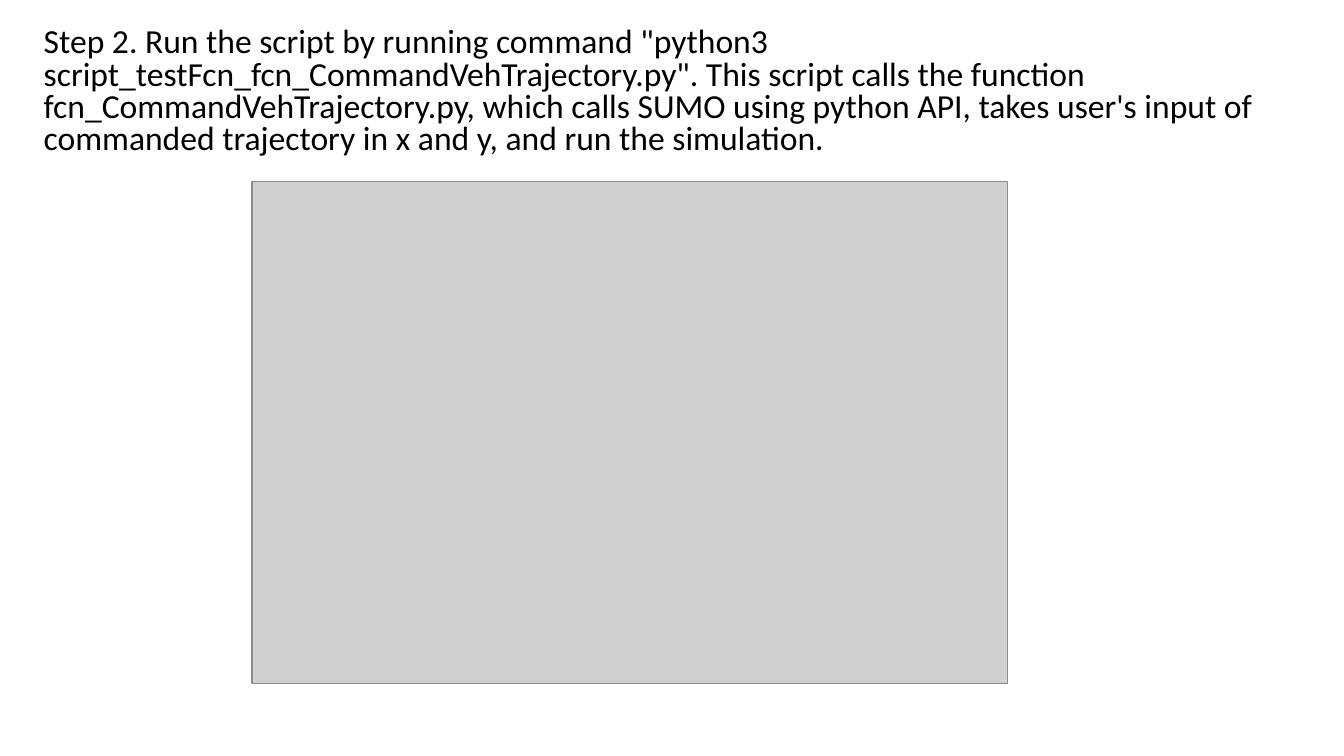
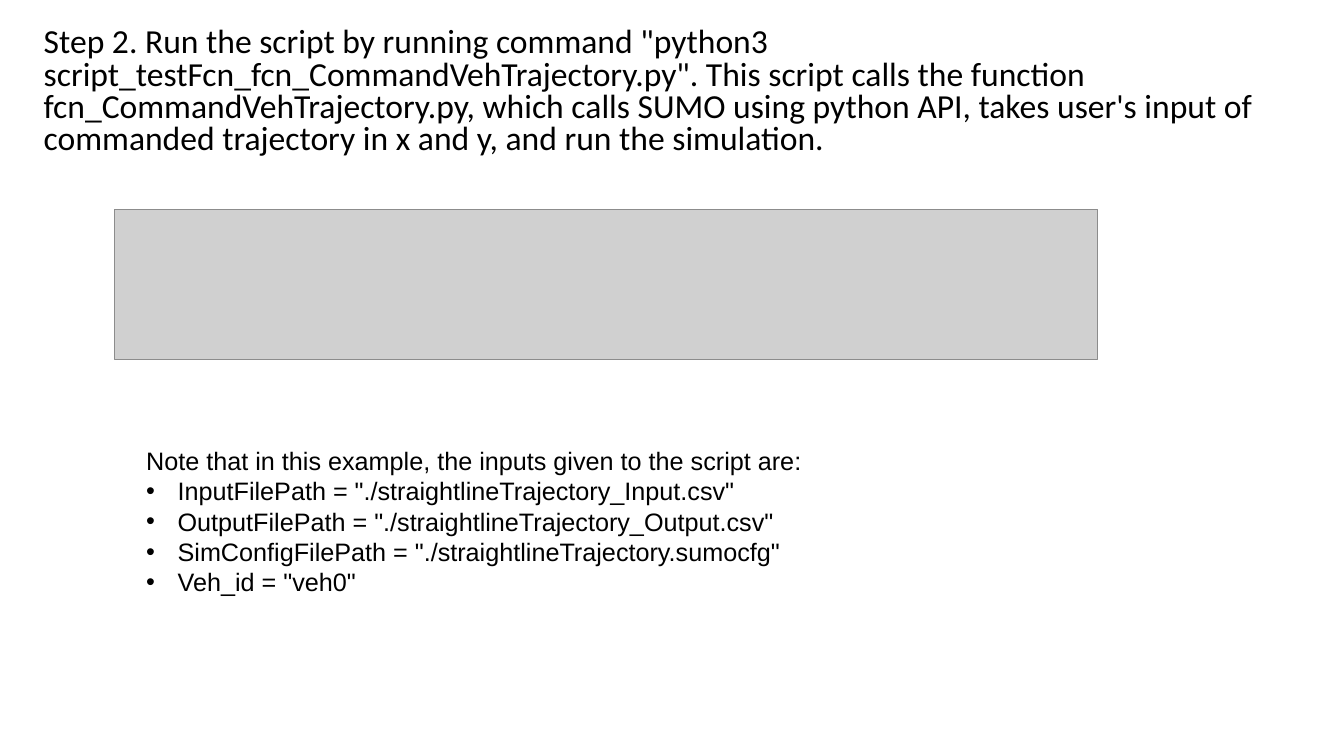
Before and after one commit to PAWorkzoneAutomation/TrafficSimulators_GettingStartedWithDifferrentSimulators_GettingStartedWithSUMO, a slide deck: slide 6 of Documents/How to command a trajectory to an AV.pptx. Drawn at 1344x756 pixels with LibreOffice and Linux fonts; fonts in the diff are those of the drawing; grey boxes stand for pictures. Boxes give left, top, right and bottom in pixels: in the first picture for what was removed or moved away, otherwise in the second. Text is boxed around its words. In the diff, an @@ line names an element or a change of style, - is before the commit and + after.

```diff
--- a/Documents/How to command a trajectory to an AV.pptx
+++ b/Documents/How to command a trajectory to an AV.pptx
@@ picture added at <box>114,209,1098,359</box> @@
@@ picture removed at <box>252,181,1007,684</box> @@
@@ text added at <box>146,451,801,596</box>, 18 pt, text #000000 @@
+Note that in this example, the inputs given to the script are:
+• InputFilePath = "./straightlineTrajectory_Input.csv"
+• OutputFilePath = "./straightlineTrajectory_Output.csv"
+• SimConfigFilePath = "./straightlineTrajectory.sumocfg"
+• Veh_id = "veh0"
```
Also in this commit, not shown: 7 other slides changed, 12 slides added.
